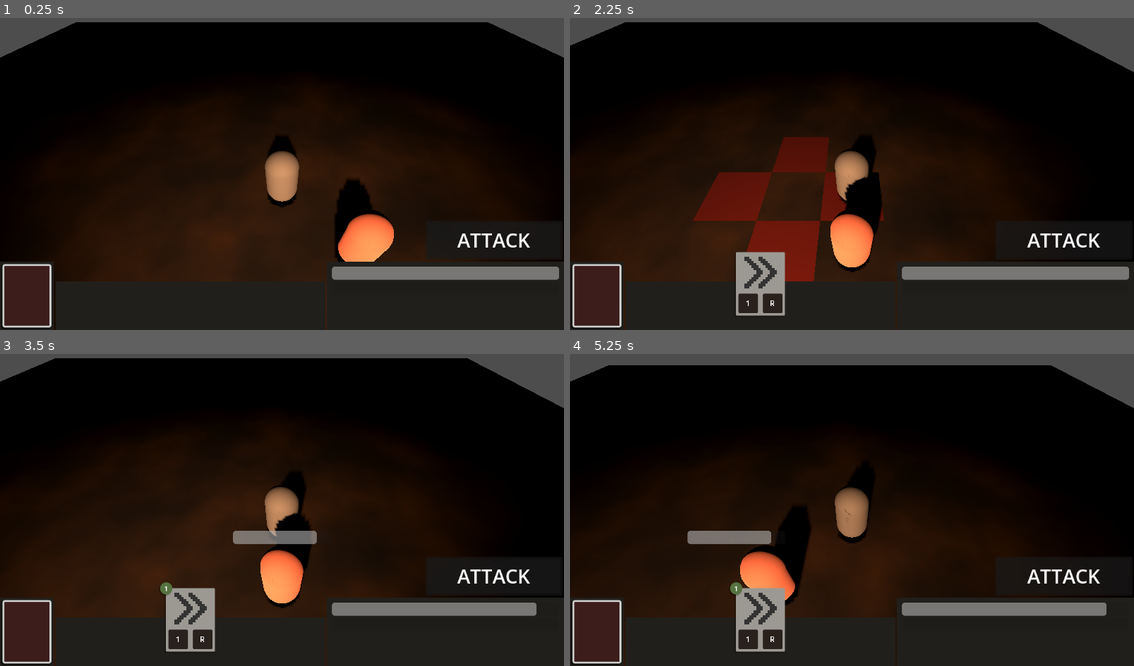
Above: before the commit, frames 1-4 (two rows, left to right).
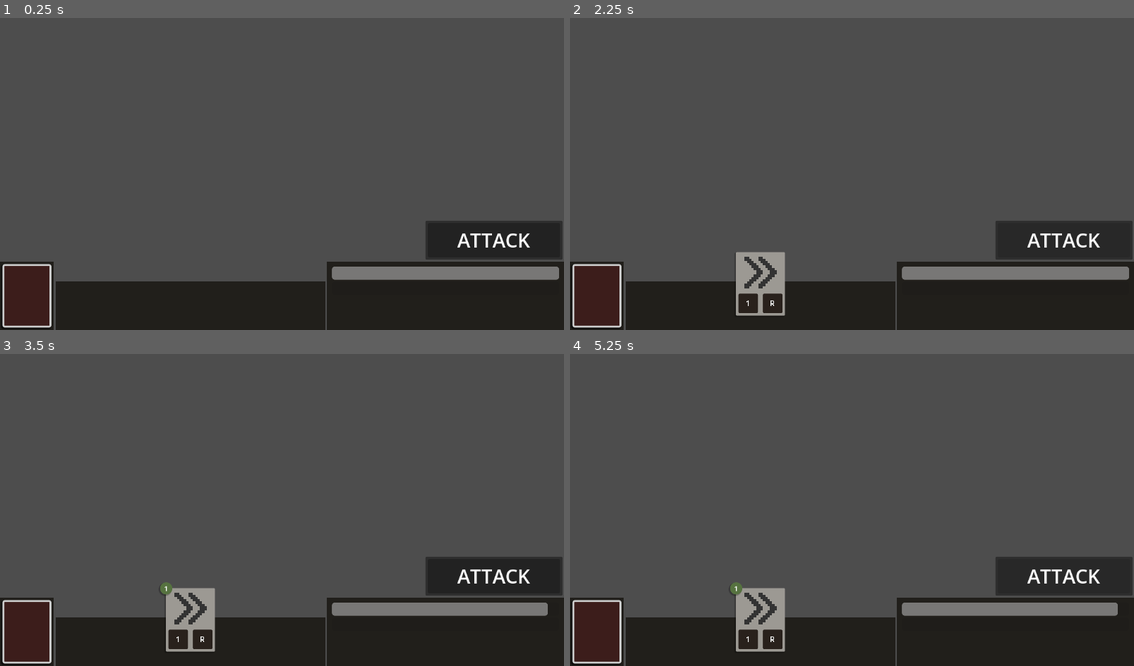
Above: after the commit, the same moments.

Repository: horsewaffle/game-off-2026
Game: Godot game, scene res://scenes/game_space.tscn
Same seed, same stepped clock (60 frames per second), same inputs: the game is played once before the commit and once after it.
Inputs (mouse positions are in pixels of both pictures, inside the frame that each line leads up to):
- Up to frame 1 (0.25 s): no input
- Up to frame 2 (2.25 s): click (598, 295) at 0.5 s; click "ATTACK" at 1.25 s; tap Enter at 2 s; move the mouse to (761, 292) at 2.02 s; hold D (MOVE_RIGHT) from 2.03 s (still down); click (761, 292) at 2.17 s
- Up to frame 3 (3.5 s): move the mouse to (169, 522) at 2.77 s; release D (MOVE_RIGHT) at 2.78 s; hold S (MOVE_DOWN) from 2.78 s (still down)
- Up to frame 4 (5.25 s): tap Space at 3.5, 5 s; move the mouse to (908, 438) at 3.52 s; release S (MOVE_DOWN) at 3.53 s; hold D (MOVE_RIGHT) 3.53-4.28 s; tap Enter at 4.25 s; move the mouse to (823, 572) at 4.27 s; hold W (MOVE_UP) 4.28-5.03 s; click (823, 572) at 4.42 s; move the mouse to (1021, 556) at 5.02 s; hold A (MOVE_LEFT) from 5.03 s (still down)

The runs differ from the first frame. In frame 1, 76% of the frame differs, in the area x 0-100%, y 1-100%; in frame 2, 75%; in frame 3, 75%; in frame 4, 73%.
Error after the commit: Invalid call. Nonexistent function 'init_player_camera' in base 'Camera3D'. (res://scripts/orchestrator.gd:85)

Commit message:
Add animation to player's movement, and camera to follow

Diff:
--- a/scenes/entities/player_character.tscn
+++ b/scenes/entities/player_character.tscn
@@ -4,15 +4,50 @@
 
 [sub_resource type="CapsuleMesh" id="CapsuleMesh_hrkyq"]
 
+[sub_resource type="CapsuleMesh" id="CapsuleMesh_0xctl"]
+
+[sub_resource type="Animation" id="Animation_bhjyr"]
+length = 0.001
+tracks/0/type = "position_3d"
+tracks/0/imported = false
+tracks/0/enabled = true
+tracks/0/path = NodePath(".")
+tracks/0/interp = 1
+tracks/0/loop_wrap = true
+tracks/0/keys = PackedFloat32Array(0, 1, 0, 0.5, 0)
+
+[sub_resource type="Animation" id="Animation_w5kve"]
+resource_name = "move"
+length = 0.3
+tracks/0/type = "position_3d"
+tracks/0/imported = false
+tracks/0/enabled = true
+tracks/0/path = NodePath(".")
+tracks/0/interp = 2
+tracks/0/loop_wrap = true
+tracks/0/keys = PackedFloat32Array(0, 1, 0, 0.5, 0, 0.15, 1, 0, 1, -0.5, 0.3, 1, 0, 0.5, -1)
+
+[sub_resource type="AnimationLibrary" id="AnimationLibrary_pjcwr"]
+_data = {
+&"RESET": SubResource("Animation_bhjyr"),
+&"move": SubResource("Animation_w5kve")
+}
+
 [node name="PlayerCharacter" type="Node3D" unique_id=623408679]
 script = ExtResource("1_bhjyr")
 metadata/_custom_type_script = "uid://cbmes3pgcbs1c"
 
-[node name="MeshInstance3D" type="MeshInstance3D" parent="." unique_id=166177047]
-transform = Transform3D(0.5, 0, 0, 0, 0.5, 0, 0, 0, 0.5, 0, 0.5, 0)
+[node name="PlayerRotationContainer" type="Node3D" parent="." unique_id=611672457]
+
+[node name="PlayerModel" type="MeshInstance3D" parent="PlayerRotationContainer" unique_id=166177047]
+transform = Transform3D(0.49999997, 0, 0, 0, 0.5, 0, 0, 0, 0.49999997, 0, 0.5, 0)
 mesh = SubResource("CapsuleMesh_hrkyq")
-skeleton = NodePath("")
+skeleton = NodePath("../..")
 
-[node name="MainCamera" type="Camera3D" parent="." unique_id=419267902]
-transform = Transform3D(1, 0, 0, 0, 0.64278764, 0.76604444, 0, -0.76604444, 0.64278764, 0, 3, 2)
-current = true
+[node name="nose" type="MeshInstance3D" parent="PlayerRotationContainer/PlayerModel" unique_id=452668110]
+transform = Transform3D(0.2, 0, 0, 0, -8.742278e-09, -0.2, 0, 0.2, -8.742278e-09, 0, 0.5, -0.55)
+mesh = SubResource("CapsuleMesh_0xctl")
+
+[node name="AnimationPlayer" type="AnimationPlayer" parent="PlayerRotationContainer/PlayerModel" unique_id=65962496]
+root_motion_local = true
+libraries/ = SubResource("AnimationLibrary_pjcwr")
--- a/scripts/orchestrator.gd
+++ b/scripts/orchestrator.gd
@@ -32,6 +32,7 @@
 # Reference to the player controller. Should be empty until the Orchestrator instantiates the player
 const player_scene = preload("res://scenes/entities/player_character.tscn")
 var player
+var player_camera: Camera3D = null
 
 const enemy_scene = preload("res://scenes/entities/enemy.tscn")
 
@@ -76,6 +77,12 @@
 	live_entities[player] = Vector2i(0,0)
 	player.turn_requested.connect(_on_turn_requested)
 	player.enemy_turn_triggered.connect(_on_enemy_turn_triggered)
+
+	# Add camera separately, allowing for rotation-independent smooth movement
+	player_camera = Camera3D.new()
+	player_camera.set_script(load("res://scripts/player/player_camera.gd"))
+	add_child(player_camera)
+	player_camera.init_player_camera(player)
 
 # Helper function for listening to UI signals
 func spawn_ui():
@@ -135,10 +142,10 @@
 		"move":
 			result = process_move(entity, pos)
 			if result.result == MoveResult.MoveEnum.SUCCESS:
-				entity.move(pos)
+				await entity.move(pos)
 				entity.end_turn()
 			else:
-				entity.handle_turn_response(result, pos, result.occupant)
+				await entity.handle_turn_response(result, pos, result.occupant)
 				entity.end_turn()
 
 
--- a/scripts/player/player_controller.gd
+++ b/scripts/player/player_controller.gd
@@ -2,11 +2,15 @@
 extends Entity
 
 signal enemy_turn_triggered
+signal camera_pos_updated(target_pos: Vector2i)
 
 # Reference back to the Orchestrator for receiving signals
 var orchestrator: Orchestrator
 
 var xp: int
+
+@onready
+var rotation_container: Node3D = $PlayerRotationContainer
 
 # Called by Orchestrator after instantiation, initialises player stats
 # and passes reference to Orchestrator
@@ -26,12 +30,16 @@
 		# I wonder what would happen if you pressed two actions at the EXACT
 		# same time?
 		if Input.is_action_just_pressed("MOVE_UP"):
+			rotation_container.set_rotation(Vector3(0, 0, 0))
 			request_tile(Vector2i(0, -1))
 		if Input.is_action_just_pressed("MOVE_DOWN"):
+			rotation_container.set_rotation(Vector3(0, PI, 0))
 			request_tile(Vector2i(0, 1))
 		if Input.is_action_just_pressed("MOVE_LEFT"):
+			rotation_container.set_rotation(Vector3(0, PI / 2, 0))
 			request_tile(Vector2i(-1, 0))
 		if Input.is_action_just_pressed("MOVE_RIGHT"):
+			rotation_container.set_rotation(Vector3(0, 3 * PI / 2, 0))
 			request_tile(Vector2i(1, 0))
 
 func request_tile(offset_pos: Vector2i):
@@ -50,6 +58,18 @@
 			interact(pos, pos_entity)
 		MoveResult.MoveEnum.FAIL:
 			pass
+
+func move(target_pos: Vector2i):
+
+	camera_pos_updated.emit(target_pos)
+	can_take_action = false
+
+	var anim_player = find_child("AnimationPlayer")
+
+	anim_player.play("move")
+	await anim_player.animation_finished
+	anim_player.stop()
+	super(target_pos)
 
 func interact(pos: Vector2i, pos_entity: Entity = null):
 	if pos_entity == null:
